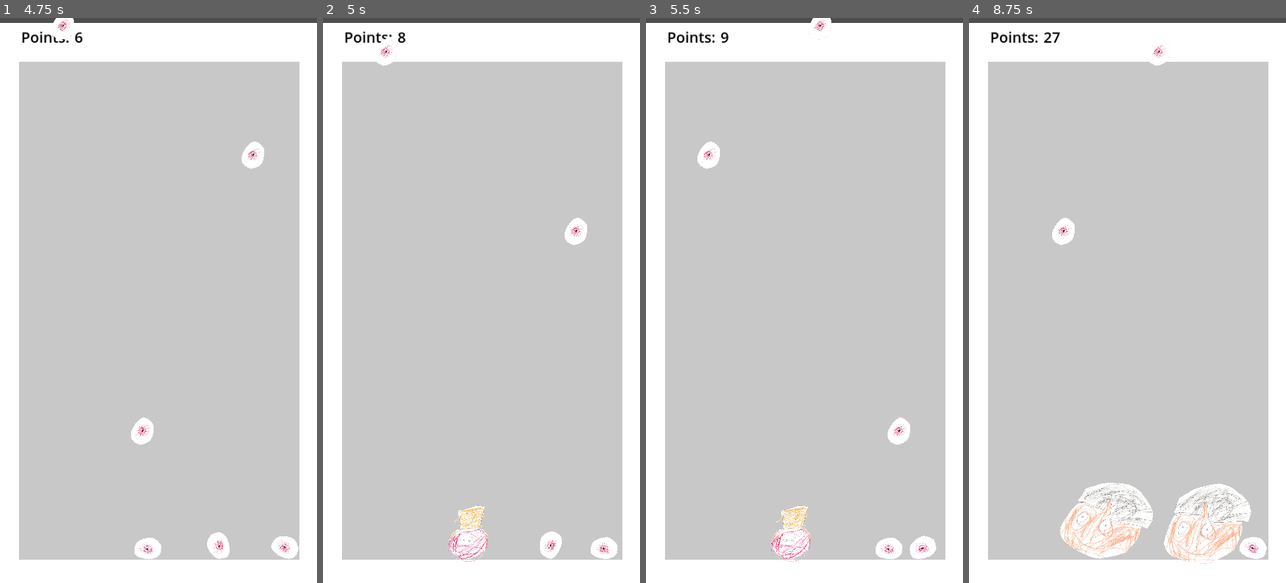
Above: before the commit, frames 1-4 (left to right).
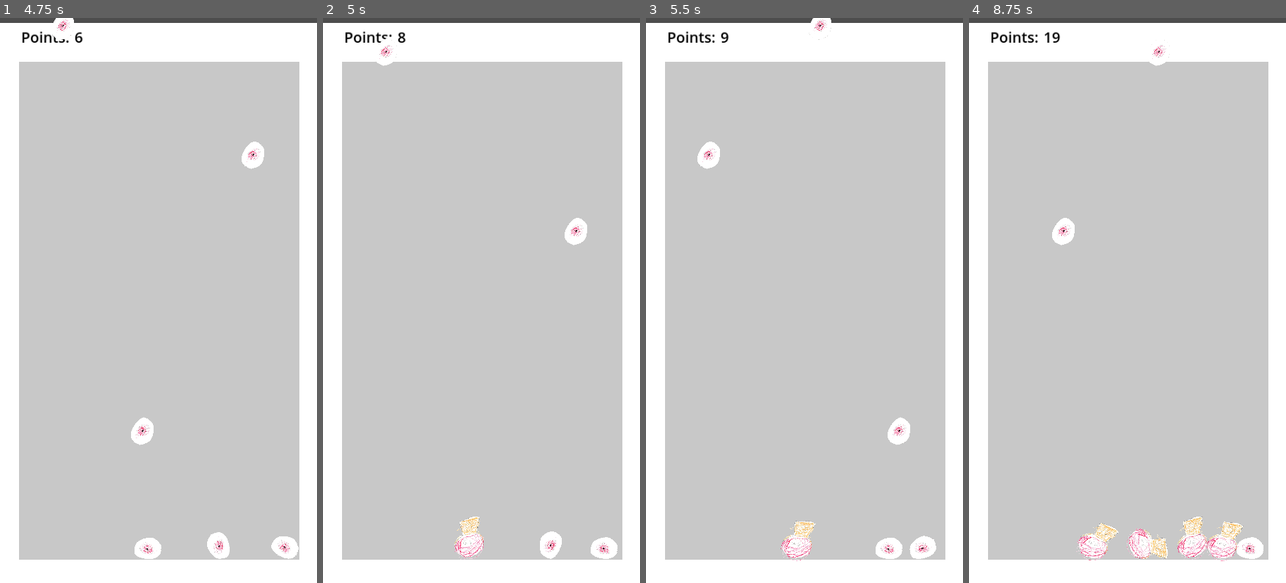
Above: after the commit, the same moments.

Repository: Checkroth/yokai-suika
Game: Godot game, scene res://main.tscn
The game is run twice, just before and just after one commit, with the same random seed, the same clock (stepped at 60 frames per second) and the same inputs.
Inputs (mouse positions are in pixels of both pictures, inside the frame that each line leads up to):
- Up to frame 1 (4.75 s): tap Enter at 0.5 s; move the mouse to (228, 272) at 0.52 s; click (228, 272) at 0.67 s; tap Space at 1.25 s; move the mouse to (95, 328) at 1.27 s; click (95, 328) at 1.42 s; move the mouse to (190, 176) at 2.02 s; click (190, 176) at 2.17 s; move the mouse to (142, 413) at 2.77 s; click (142, 413) at 2.92 s; move the mouse to (253, 385) at 3.52 s; click (253, 385) at 3.67 s; move the mouse to (63, 215) at 4.27 s; click (63, 215) at 4.42 s
- Up to frame 2 (5 s): no input
- Up to frame 3 (5.5 s): move the mouse to (820, 300) at 5.02 s; click (820, 300) at 5.17 s
- Up to frame 4 (8.75 s): move the mouse to (1079, 159) at 5.77 s; click (1079, 159) at 5.92 s; move the mouse to (1197, 272) at 6.52 s; click (1197, 272) at 6.67 s; move the mouse to (1064, 328) at 7.27 s; click (1064, 328) at 7.42 s; move the mouse to (1159, 176) at 8.02 s; click (1159, 176) at 8.17 s

Frame 1 is identical in both runs. In frame 2, 0.6% of the frame differs, in the area x 39-53%, y 86-97%; in frame 3, 0.8%; in frame 4, 5.3%, in the area x 23-94%, y 2-97%.

Commit message:
Fix collision polygon offsets

Diff:
--- a/data/yokai/10_Hyakumenoko.tres
+++ b/data/yokai/10_Hyakumenoko.tres
@@ -11,4 +11,4 @@
 scene = ExtResource("1_4d1ov")
 combine_points = 512
 next_droppable = ExtResource("1_48tlt")
-scale = 1.0
+scale = 0.55
--- a/data/yokai/11_Hyakume.tres
+++ b/data/yokai/11_Hyakume.tres
@@ -11,4 +11,4 @@
 scene = ExtResource("1_byegk")
 combine_points = 1024
 next_droppable = ExtResource("1_tyrw8")
-scale = 1.1
+scale = 0.6
--- a/data/yokai/12_Namazugami.tres
+++ b/data/yokai/12_Namazugami.tres
@@ -11,4 +11,4 @@
 scene = ExtResource("1_uk2j3")
 combine_points = 2048
 next_droppable = ExtResource("1_svn7r")
-scale = 1.2
+scale = 0.65
--- a/data/yokai/13_Bakkubeyado.tres
+++ b/data/yokai/13_Bakkubeyado.tres
@@ -11,4 +11,4 @@
 scene = ExtResource("1_n05nb")
 combine_points = 4096
 next_droppable = ExtResource("1_en8gm")
-scale = 1.3
+scale = 0.7
--- a/data/yokai/14_Kaju.tres
+++ b/data/yokai/14_Kaju.tres
@@ -11,4 +11,4 @@
 scene = ExtResource("1_y2m3s")
 combine_points = 8192
 next_droppable = ExtResource("1_1lgng")
-scale = 1.4
+scale = 0.75
--- a/data/yokai/15_Nezumiotoko.tres
+++ b/data/yokai/15_Nezumiotoko.tres
@@ -11,4 +11,4 @@
 scene = ExtResource("1_bhcop")
 combine_points = 16384
 next_droppable = ExtResource("1_slira")
-scale = 1.5
+scale = 0.8
--- a/data/yokai/16_Nurikabe.tres
+++ b/data/yokai/16_Nurikabe.tres
@@ -11,4 +11,4 @@
 scene = ExtResource("1_bayri")
 combine_points = 32768
 next_droppable = ExtResource("1_j6gdn")
-scale = 1.6
+scale = 0.85
--- a/data/yokai/17_Ittanmomen.tres
+++ b/data/yokai/17_Ittanmomen.tres
@@ -11,4 +11,4 @@
 scene = ExtResource("1_5qkdy")
 combine_points = 65536
 next_droppable = ExtResource("1_fb2bd")
-scale = 1.7
+scale = 0.9
--- a/data/yokai/18_Kitaro.tres
+++ b/data/yokai/18_Kitaro.tres
@@ -9,4 +9,4 @@
 name = "GeGeGe no Kitaro"
 scene = ExtResource("1_hsj7k")
 combine_points = 131072
-scale = 1.8
+scale = 0.95
--- a/data/yokai/2_Kurabokko.tres
+++ b/data/yokai/2_Kurabokko.tres
@@ -11,4 +11,4 @@
 scene = ExtResource("1_ahflv")
 combine_points = 2
 next_droppable = ExtResource("1_25n88")
-scale = 0.2
+scale = 0.15
--- a/data/yokai/3_Zashikiwarashi.tres
+++ b/data/yokai/3_Zashikiwarashi.tres
@@ -11,4 +11,4 @@
 scene = ExtResource("1_jrngf")
 combine_points = 4
 next_droppable = ExtResource("1_vpyvf")
-scale = 0.3
+scale = 0.2
--- a/data/yokai/4_Dorotabo.tres
+++ b/data/yokai/4_Dorotabo.tres
@@ -11,4 +11,4 @@
 scene = ExtResource("1_gfvv8")
 combine_points = 8
 next_droppable = ExtResource("1_wuabu")
-scale = 0.4
+scale = 0.25
--- a/data/yokai/5_Kasabake.tres
+++ b/data/yokai/5_Kasabake.tres
@@ -11,4 +11,4 @@
 scene = ExtResource("1_qrdv2")
 combine_points = 16
 next_droppable = ExtResource("1_nfnb5")
-scale = 0.5
+scale = 0.3
--- a/data/yokai/6_Oni.tres
+++ b/data/yokai/6_Oni.tres
@@ -11,4 +11,4 @@
 scene = ExtResource("1_4rgup")
 combine_points = 32
 next_droppable = ExtResource("1_p1vi1")
-scale = 0.6
+scale = 0.35
--- a/data/yokai/7_Kyubinokitsune.tres
+++ b/data/yokai/7_Kyubinokitsune.tres
@@ -1,14 +1,14 @@
 [gd_resource type="Resource" script_class="Droppable" load_steps=4 format=3 uid="uid://bq0upl7oharn"]
 
 [ext_resource type="Resource" uid="uid://jkag7g3ttk7b" path="res://data/yokai/8_Akumakun.tres" id="1_a8hw7"]
-[ext_resource type="PackedScene" uid="uid://qyiym8nktuul" path="res://suika/yokai/7_KyubinoKitsune.tscn" id="1_hx56n"]
 [ext_resource type="Script" path="res://data/droppable.gd" id="2_35wwc"]
+[ext_resource type="PackedScene" uid="uid://dtr83rsdvbjdb" path="res://suika/yokai/7_KyubinoKitsune.tscn" id="2_si52t"]
 
 [resource]
 script = ExtResource("2_35wwc")
 spawn_rate = 1
 name = "Kyubinokitsune"
-scene = ExtResource("1_hx56n")
+scene = ExtResource("2_si52t")
 combine_points = 64
 next_droppable = ExtResource("1_a8hw7")
-scale = 0.7
+scale = 0.4
--- a/data/yokai/8_Akumakun.tres
+++ b/data/yokai/8_Akumakun.tres
@@ -11,4 +11,4 @@
 scene = ExtResource("1_55xub")
 combine_points = 128
 next_droppable = ExtResource("1_abo1o")
-scale = 0.8
+scale = 0.45
--- a/data/yokai/9_Mephisto.tres
+++ b/data/yokai/9_Mephisto.tres
@@ -11,4 +11,4 @@
 scene = ExtResource("1_t8wxh")
 combine_points = 256
 next_droppable = ExtResource("1_yv4ec")
-scale = 0.9
+scale = 0.5
--- a/suika/yokai/7_KyubinoKitsune.tscn
+++ b/suika/yokai/7_KyubinoKitsune.tscn
@@ -1,16 +1,16 @@
-[gd_scene load_steps=3 format=3 uid="uid://qyiym8nktuul"]
+[gd_scene load_steps=3 format=3 uid="uid://dtr83rsdvbjdb"]
 
-[ext_resource type="Script" path="res://suika/suika_base.gd" id="1_8wiwn"]
-[ext_resource type="Texture2D" uid="uid://bpyfbj5lq8d7k" path="res://assets/8_akumakun.png" id="2_qspkl"]
+[ext_resource type="Script" path="res://suika/suika_base.gd" id="1_dihmj"]
+[ext_resource type="Texture2D" uid="uid://dx80lqkg0ymao" path="res://assets/7_kyubinokitsune.png" id="2_sxd45"]
 
 [node name="Yokai" type="RigidBody2D" node_paths=PackedStringArray("collision_space", "sprite")]
-script = ExtResource("1_8wiwn")
+script = ExtResource("1_dihmj")
 collision_space = NodePath("CollisionPolygon2D")
 sprite = NodePath("Sprite2D")
 
 [node name="Sprite2D" type="Sprite2D" parent="."]
-texture = ExtResource("2_qspkl")
+texture = ExtResource("2_sxd45")
 
 [node name="CollisionPolygon2D" type="CollisionPolygon2D" parent="."]
 rotation = 1.5708
-polygon = PackedVector2Array(-312.999, 240, -369, 120, -433, -112, -433.001, -208, -393.001, -304, -329.002, -384, -257.002, -456, -209.002, -488.001, -169.002, -496.001, -97.002, -480.001, -57.002, -448.001, -25.001, -360.001, 14.998, -384.001, 62.998, -384.002, 118.999, -352.002, 206.999, -288.002, 286.999, -208.002, 342.999, -160.003, 407, -88.003, 439, -32.0029, 455, 39.997, 455, 111.997, 439.001, 191.997, 399.001, 295.997, 351.001, 351.997, 287.001, 383.998, 223.001, 391.998, 119.001, 359.998, 15.001, 311.999, -112.999, 311.999, -96.999, 367.999, -64.999, 431.999, -56.998, 471.999, -96.999, 407.999, -168.999, 383.999, -224.999, 343.999, -280.999, 288)
+polygon = PackedVector2Array(-320.999, 280, -408.999, 224, -489, 136, -449, 104, -345, 7.9999, -473.001, -120, -345.001, -296, -321.001, -288, -321.001, -272, -297.001, -280, -273.001, -312, -209.001, -368.001, -81.002, -408.001, 6.998, -424.001, 94.998, -408.002, 158.998, -376.002, 222.999, -336.002, 294.999, -288.002, 350.999, -240.003, 374.999, -216.003, 414.999, -144.003, 455, -64.003, 471, 7.997, 471, 79.997, 455, 143.997, 423.001, 199.997, 383.001, 239.997, 343.001, 271.997, 287.001, 311.998, 223.001, 335.998, 143.001, 359.998, 39.001, 367.999, -40.999, 367.999, -144.999, 351.999, -232.999, 320, -320.999, 288)
--- a/suika/yokai/8_Akumakun.tscn
+++ b/suika/yokai/8_Akumakun.tscn
@@ -1,7 +1,7 @@
-[gd_scene load_steps=3 format=3 uid="uid://dtr83rsdvbjdb"]
+[gd_scene load_steps=3 format=3 uid="uid://qyiym8nktuul"]
 
 [ext_resource type="Script" path="res://suika/suika_base.gd" id="1_hjtm3"]
-[ext_resource type="Texture2D" uid="uid://dx80lqkg0ymao" path="res://assets/7_kyubinokitsune.png" id="2_coyjn"]
+[ext_resource type="Texture2D" uid="uid://bpyfbj5lq8d7k" path="res://assets/8_akumakun.png" id="2_mmakn"]
 
 [node name="Yokai" type="RigidBody2D" node_paths=PackedStringArray("collision_space", "sprite")]
 script = ExtResource("1_hjtm3")
@@ -9,8 +9,8 @@
 sprite = NodePath("Sprite2D")
 
 [node name="Sprite2D" type="Sprite2D" parent="."]
-texture = ExtResource("2_coyjn")
+texture = ExtResource("2_mmakn")
 
 [node name="CollisionPolygon2D" type="CollisionPolygon2D" parent="."]
 rotation = 1.5708
-polygon = PackedVector2Array(-320.999, 280, -408.999, 224, -489, 136, -449, 104, -345, 7.9999, -473.001, -120, -345.001, -296, -321.001, -288, -321.001, -272, -297.001, -280, -273.001, -312, -209.001, -368.001, -81.002, -408.001, 6.998, -424.001, 94.998, -408.002, 158.998, -376.002, 222.999, -336.002, 294.999, -288.002, 350.999, -240.003, 374.999, -216.003, 414.999, -144.003, 455, -64.003, 471, 7.997, 471, 79.997, 455, 143.997, 423.001, 199.997, 383.001, 239.997, 343.001, 271.997, 287.001, 311.998, 223.001, 335.998, 143.001, 359.998, 39.001, 367.999, -40.999, 367.999, -144.999, 351.999, -232.999, 320, -320.999, 288)
+polygon = PackedVector2Array(-312.999, 240, -369, 120, -433, -112, -433.001, -208, -393.001, -304, -329.002, -384, -257.002, -456, -209.002, -488.001, -169.002, -496.001, -97.002, -480.001, -57.002, -448.001, -25.001, -360.001, 14.998, -384.001, 62.998, -384.002, 118.999, -352.002, 206.999, -288.002, 286.999, -208.002, 342.999, -160.003, 407, -88.003, 439, -32.0029, 455, 39.997, 455, 111.997, 439.001, 191.997, 399.001, 295.997, 351.001, 351.997, 287.001, 383.998, 223.001, 391.998, 119.001, 359.998, 15.001, 311.999, -112.999, 311.999, -96.999, 367.999, -64.999, 431.999, -56.998, 471.999, -96.999, 407.999, -168.999, 383.999, -224.999, 343.999, -280.999, 288)
Not shown: 1 places in data/yokai/8_Akumakun.tres that only renumber resources
